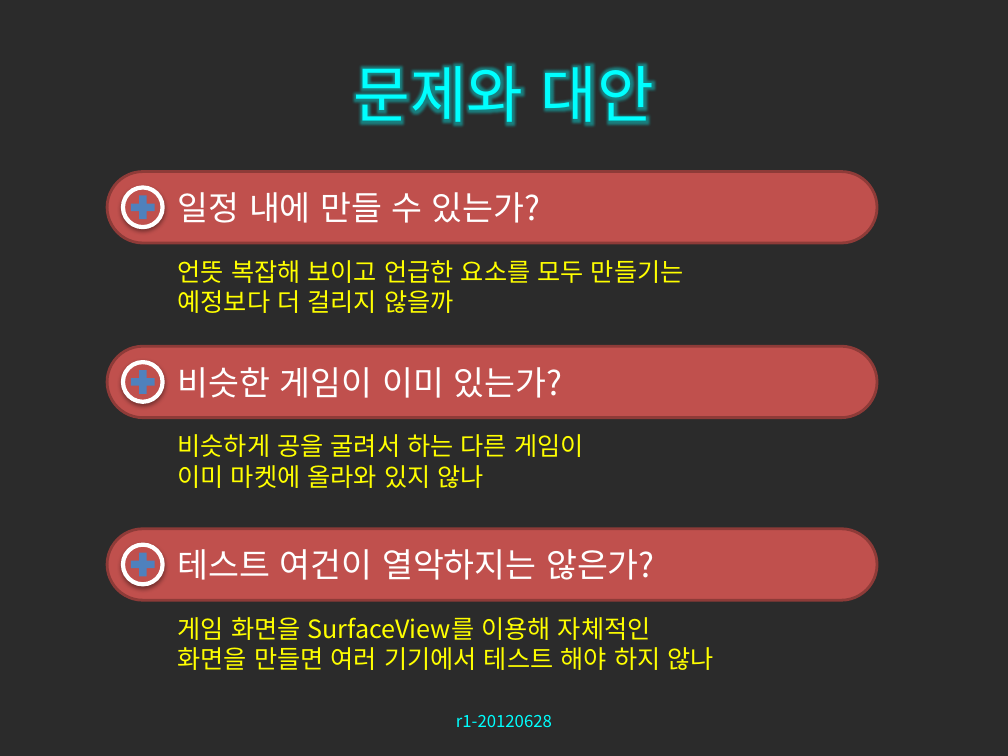
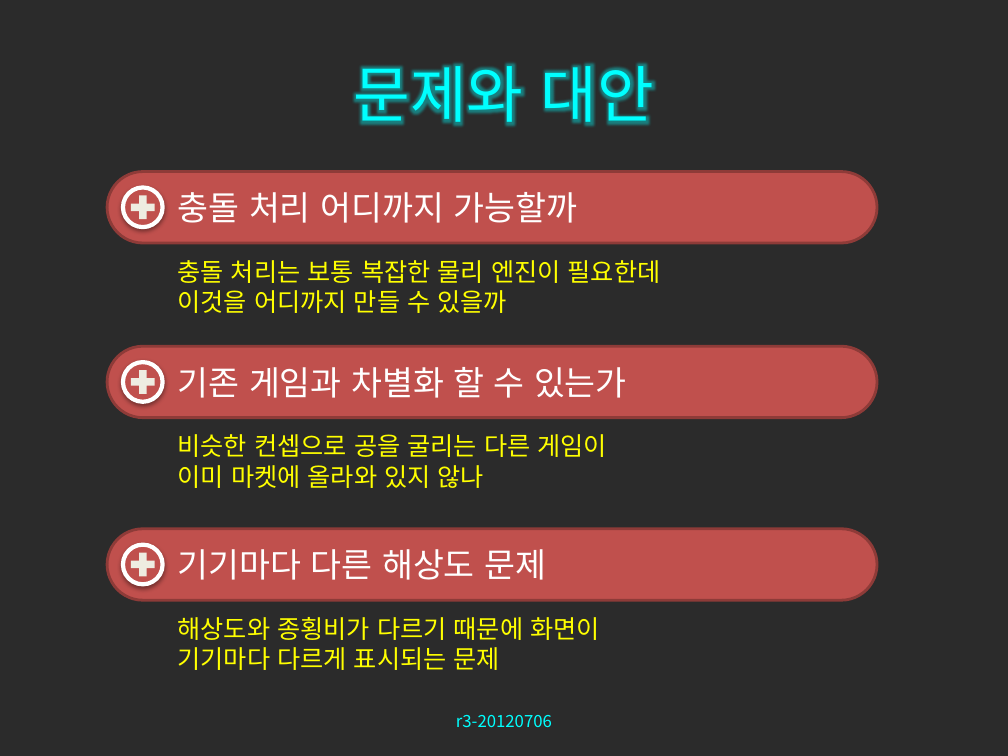
Before and after one commit to zwycid/dimension-drive-downside, a slide deck: slide 25 of presentation/중간발표.pptx (slide 24 before the commit). Drawn at 1008x756 pixels with LibreOffice and Linux fonts; fonts in the diff are those of the drawing; background and template pictures are left out; a plain dark background stands for a picture behind light text. Boxes give left, top, right and bottom in pixels: in the first picture for what was removed or moved away, otherwise in the second. Text is boxed around its words. In the diff, an @@ line names an element or a change of style, - is before the commit and + after.

```diff
--- a/presentation/중간발표.pptx
+++ b/presentation/중간발표.pptx
@@ text in rounded rectangle at (x1=178, y1=192, x2=577, y2=223): text changed @@
-  일정 내에 만들 수 있는가?
+  충돌 처리 어디까지 가능할까
@@ text at (x1=178, y1=260, x2=661, y2=313): text changed @@
-언뜻 복잡해 보이고 언급한 요소를 모두 만들기는
-예정보다 더 걸리지 않을까
+충돌 처리는 보통 복잡한 물리 엔진이 필요한데
+이것을 어디까지 만들 수 있을까
@@ text in rounded rectangle at (x1=178, y1=367, x2=627, y2=398): text changed @@
-  비슷한 게임이 이미 있는가?
+  기존 게임과 차별화 할 수 있는가
@@ text at (x1=178, y1=434, x2=607, y2=457): text changed @@
-비슷하게 공을 굴려서 하는 다른 게임이
+비슷한 컨셉으로 공을 굴리는 다른 게임이
@@ fill #4F81BD to #EEECE1 in 3 elements at (x1=131, y1=196, x2=155, y2=220), (x1=131, y1=370, x2=155, y2=394), (x1=131, y1=552, x2=155, y2=577) @@
@@ text in rounded rectangle at (x1=178, y1=549, x2=546, y2=580): text changed @@
-  테스트 여건이 열악하지는 않은가?
+  기기마다 다른 해상도 문제
@@ text at (x1=178, y1=617, x2=600, y2=670): text changed @@
-게임 화면을 SurfaceView를 이용해 자체적인
-화면을 만들면 여러 기기에서 테스트 해야 하지 않나
+해상도와 종횡비가 다르기 때문에 화면이
+기기마다 다르게 표시되는 문제
@@ text at (x1=456, y1=715, x2=552, y2=727): text changed @@
-r1-20120628
+r3-20120706
```
Also in this commit, not shown: 24 other slides changed, 1 slide added, 2 other files.
